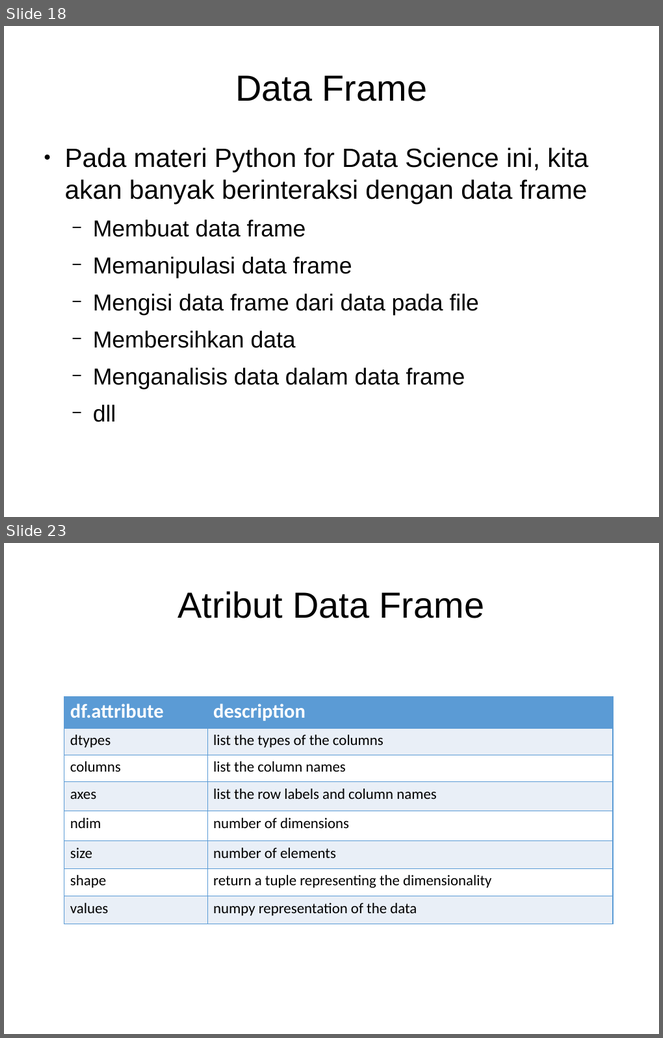
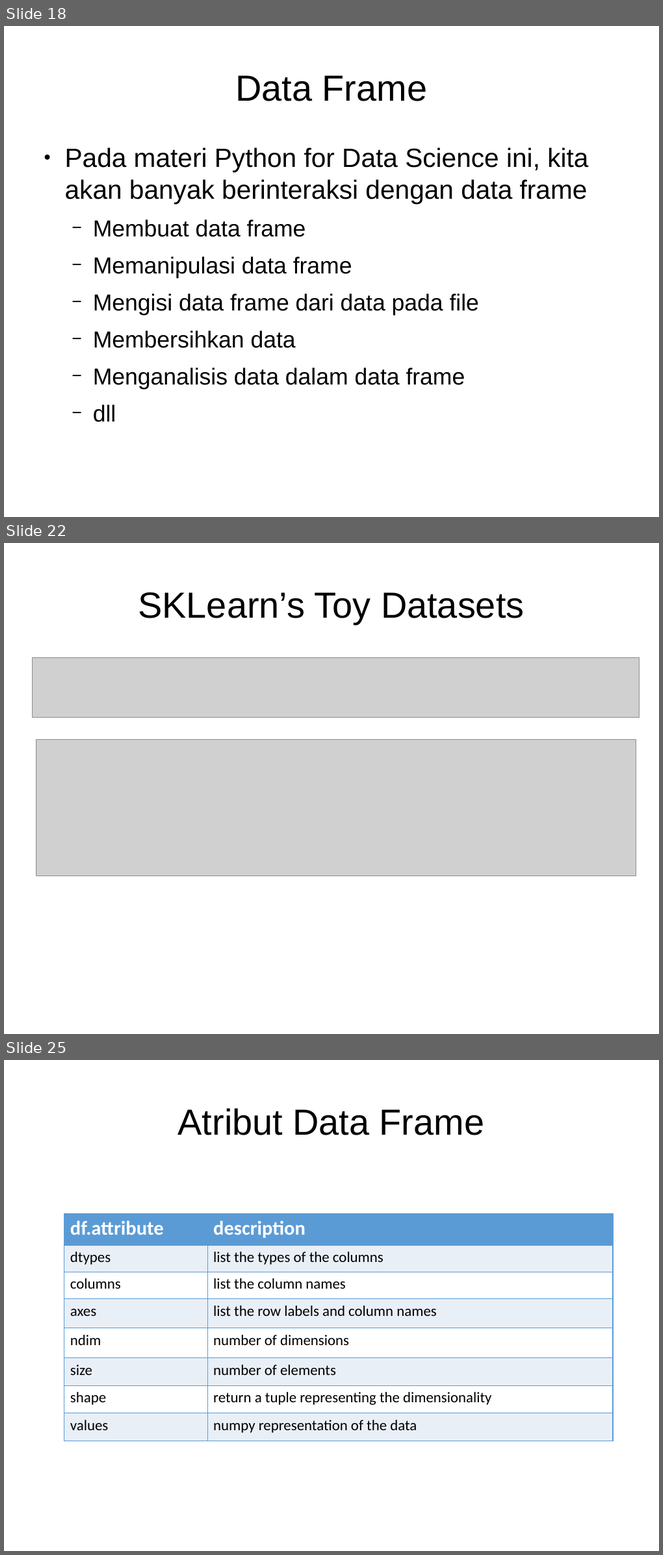
Before and after one commit to Arasy/SlidePythonDataScience, a slide deck: Ch3-Pandas.odp. Shown one above the other, each under a label of ours: slides 18 and 23 before the commit, slides 18, 22 and 25 after it; the slides between them are not shown. The pictures are 663x1038 and 663x1555 pixels, drawn with LibreOffice and Linux fonts; fonts in the diff are those of the drawing; grey boxes stand for pictures. Boxes give left, top, right and bottom in pixels: in the first picture for what was removed or moved away, otherwise in the second. Text is boxed around its words. In the diff, an @@ line names an element or a change of style, - is before the commit and + after.

```diff
--- a/Ch3-Pandas.odp
+++ b/Ch3-Pandas.odp
@@ slide 22 added at (4, 543, 659, 1034), background #FFFFFF @@
@@ title added at (139, 592, 524, 624), 44 pt, text #000000 @@
+SKLearn’s Toy Datasets
@@ picture added at (33, 658, 640, 718) @@
@@ picture added at (36, 739, 636, 876) @@
@@ what was slide 23 is now slide 25 @@
```
Also in this commit, not shown: 9 slides changed, 1 other slide added, 1 other file.
